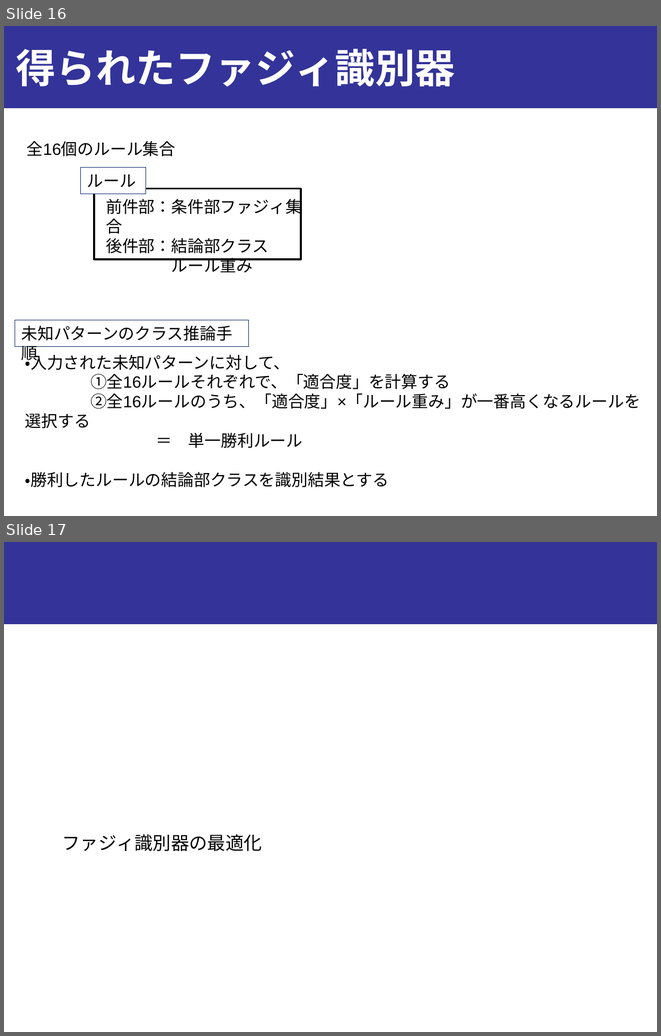
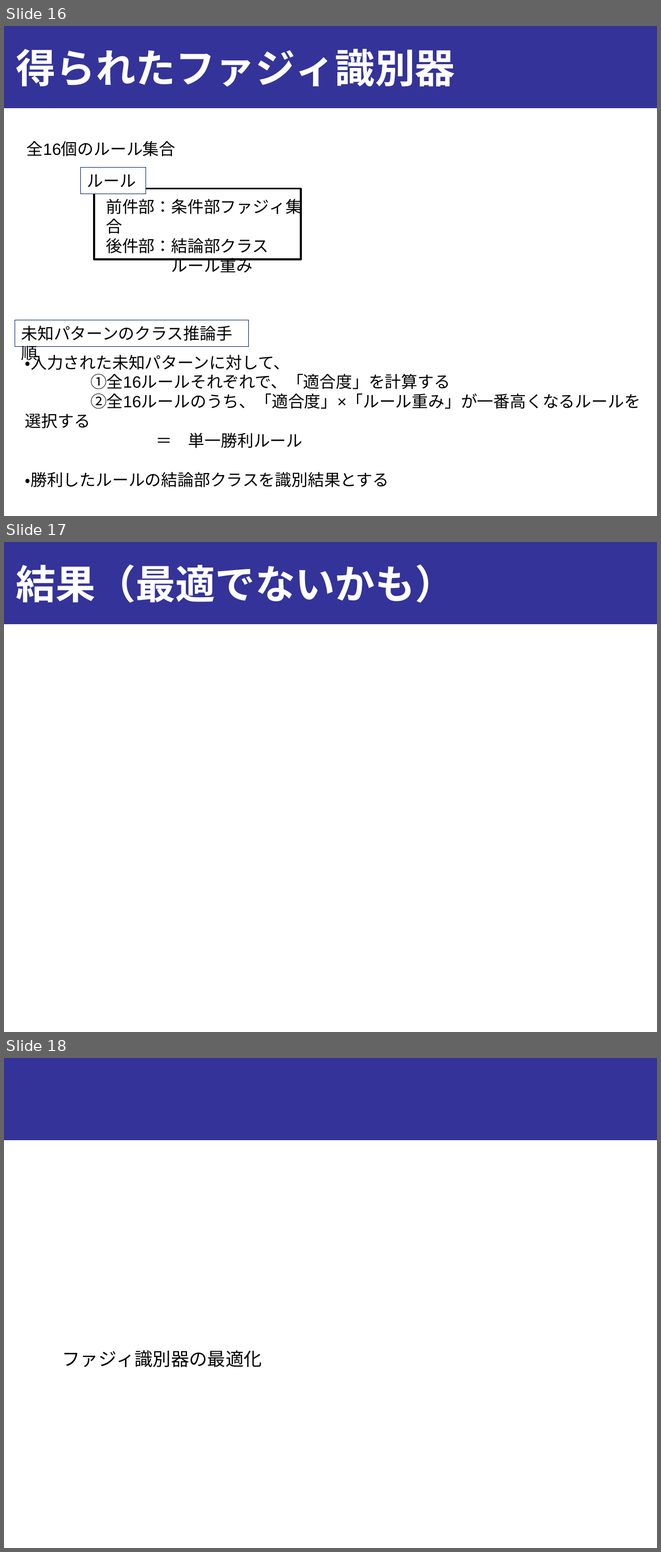
Before and after one commit to onikUone/slides, a slide deck: Junior_ex3/ex3_下書き.pptx. Shown one above the other, each under a label of ours: slides 16 and 17 before the commit, slides 16, 17 and 18 after it. The pictures are 661x1036 and 661x1552 pixels, drawn with LibreOffice and Linux fonts; fonts in the diff are those of the drawing. Boxes give left, top, right and bottom in pixels: in the first picture for what was removed or moved away, otherwise in the second. Text is boxed around its words. In the diff, an @@ line names an element or a change of style, - is before the commit and + after.

```diff
--- a/Junior_ex3/ex3_下書き.pptx
+++ b/Junior_ex3/ex3_下書き.pptx
@@ slide 17 added at bbox=[4, 542, 657, 1032], background #FFFFFF; not listed: 1 template element that a slide beside it also shows @@
@@ title added at bbox=[16, 564, 455, 603], 44 pt, text #FFFFFF, bold @@
+結果（最適でないかも）
@@ what was slide 17 is now slide 18 @@
```
Also in this commit, not shown: 2 slides changed, 2 other slides added, 3 slides removed, 1 other file.
